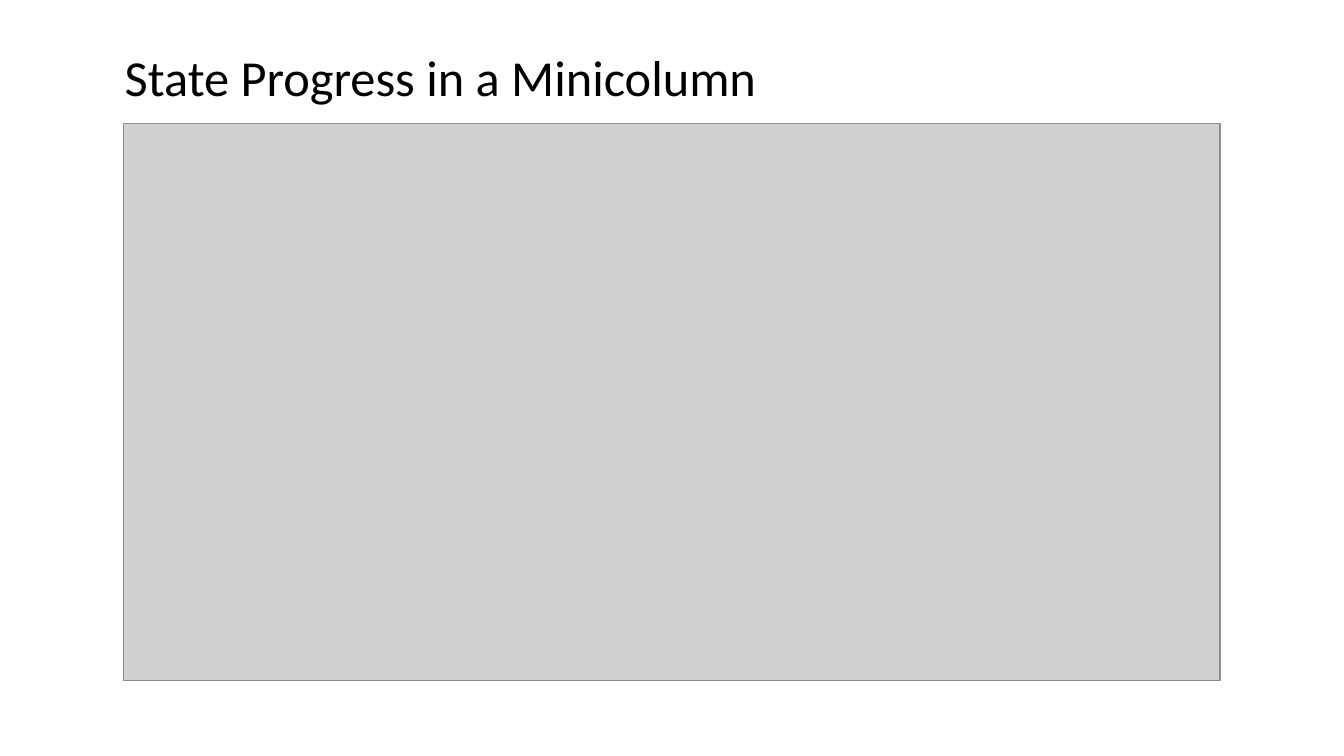
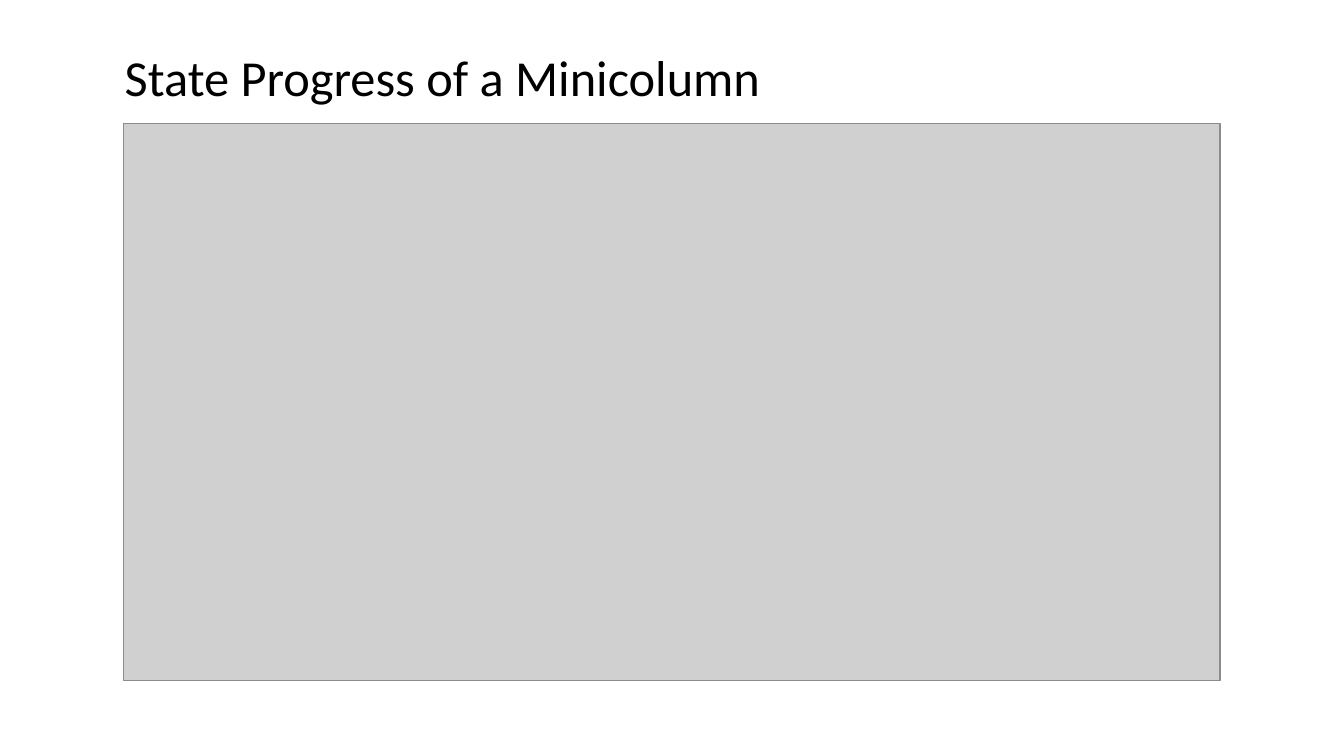
Before and after one commit to ihux/carabao-utils, a slide deck: slide 5 of doc/rules/HTM Neuron Rules.pptx (slide 4 before the commit). Drawn at 1344x756 pixels with LibreOffice and Linux fonts; fonts in the diff are those of the drawing; grey boxes stand for pictures. Boxes give left, top, right and bottom in pixels: in the first picture for what was removed or moved away, otherwise in the second. Text is boxed around its words. In the diff, an @@ line names an element or a change of style, - is before the commit and + after.

Commit message:
update PPT

```diff
--- a/doc/rules/HTM Neuron Rules.pptx
+++ b/doc/rules/HTM Neuron Rules.pptx
@@ text at bbox=[125, 61, 760, 105]: text changed @@
-State Progress in a Minicolumn
+State Progress of a Minicolumn
```
Also in this commit, not shown: 1 other slide changed, 1 slide added, 3 other files.
